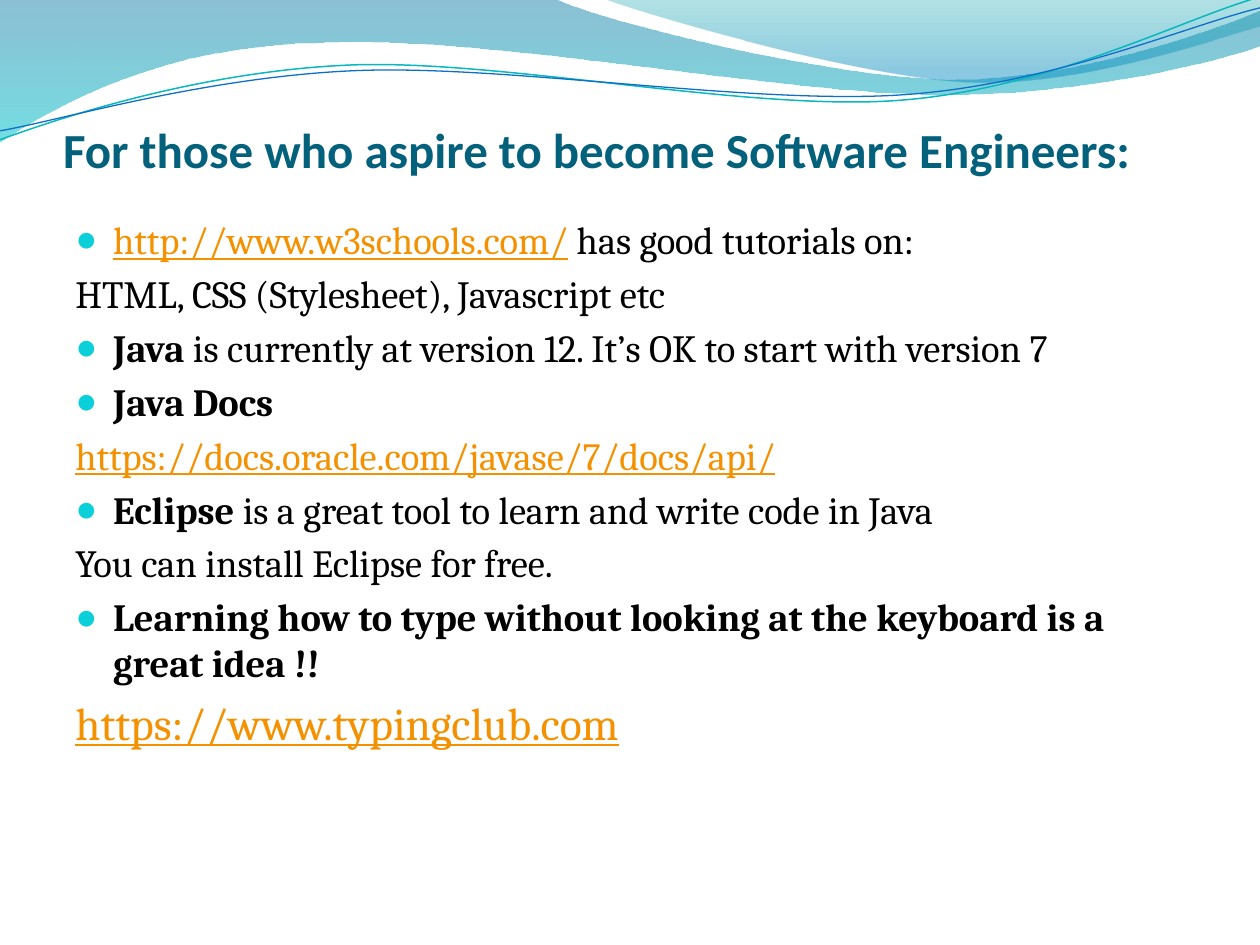
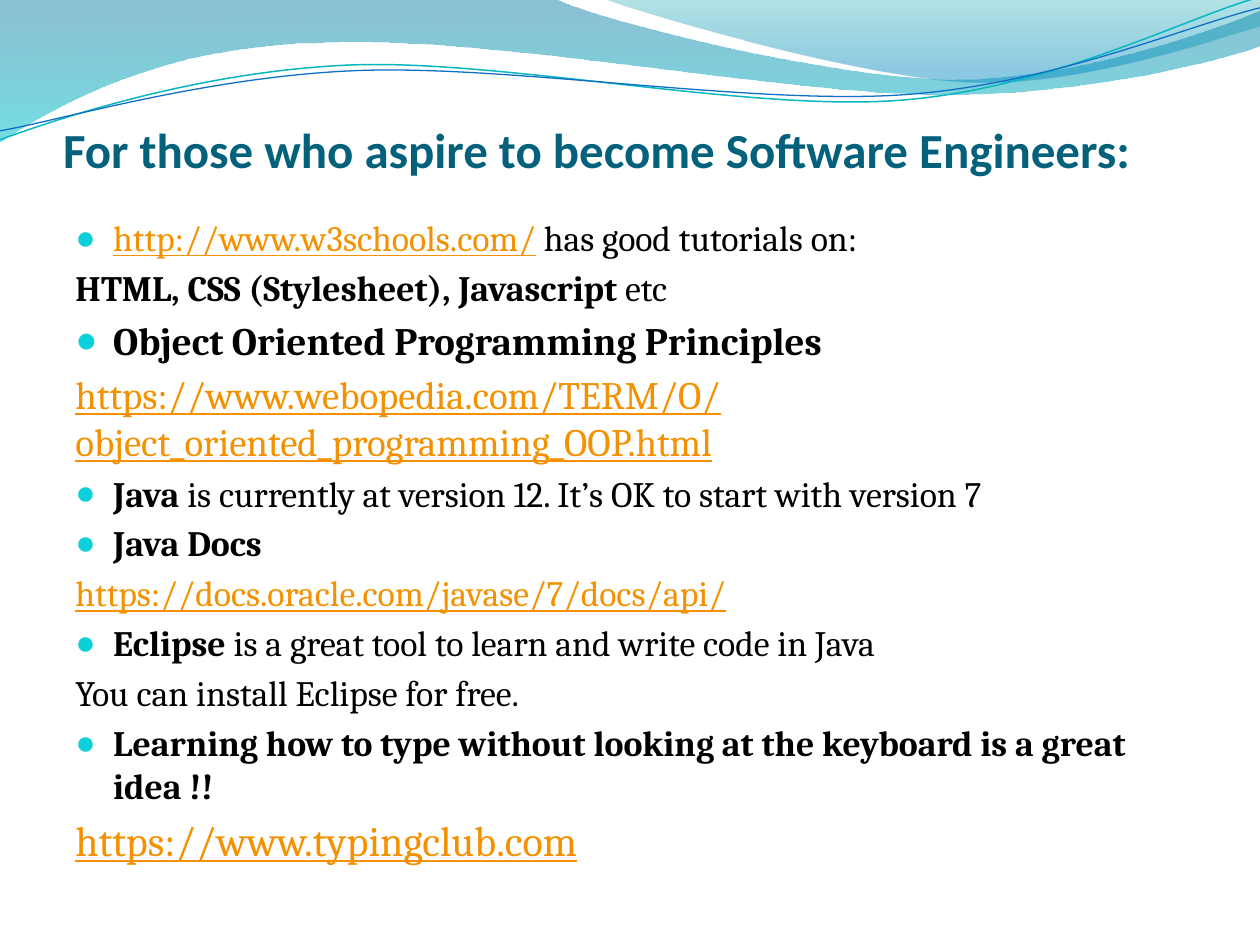
Before and after one commit to rkavitha/PresentationOnITIndustry, a slide deck: slide 12 of IT Industry.pptx. Drawn at 1260x945 pixels with LibreOffice and Linux fonts; fonts in the diff are those of the drawing; background and template pictures are left out. Boxes give left, top, right and bottom in pixels: in the first picture for what was removed or moved away, otherwise in the second. Text is boxed around its words. In the diff, an @@ line names an element or a change of style, - is before the commit and + after.

```diff
--- a/IT Industry.pptx
+++ b/IT Industry.pptx
@@ text at (75, 226, 1126, 866): size 22 to 20.4 pt in "http://www.w3schools.com/ has good tutorials on:", "HTML, CSS (Stylesheet), Javascript etc", "Java is currently at version 12. It’s ...", "Java Docs" and 4 more places; bold on in "HTML, CSS (Stylesheet), Javascript"; size 26 to 24.1 pt in "https://www.typingclub.com" @@
@@ text at (75, 328, 822, 465): paragraphs added @@
+● Object Oriented Programming Principles
+https://www.webopedia.com/TERM/O/object_oriented_programming_OOP.html
```
Also in this commit, not shown: 11 other slides changed.
